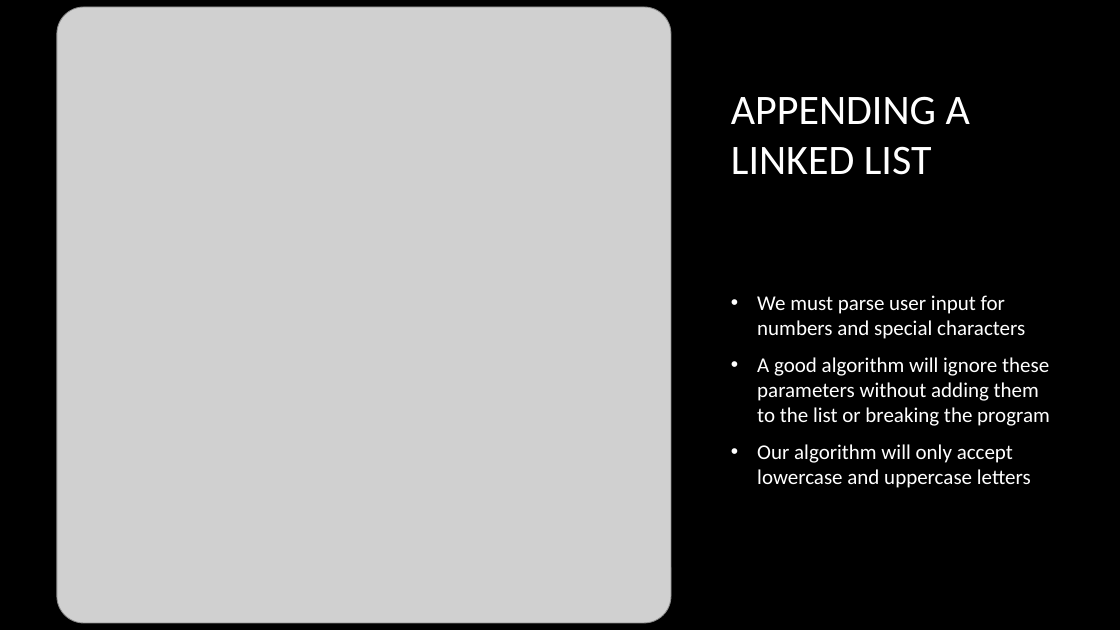
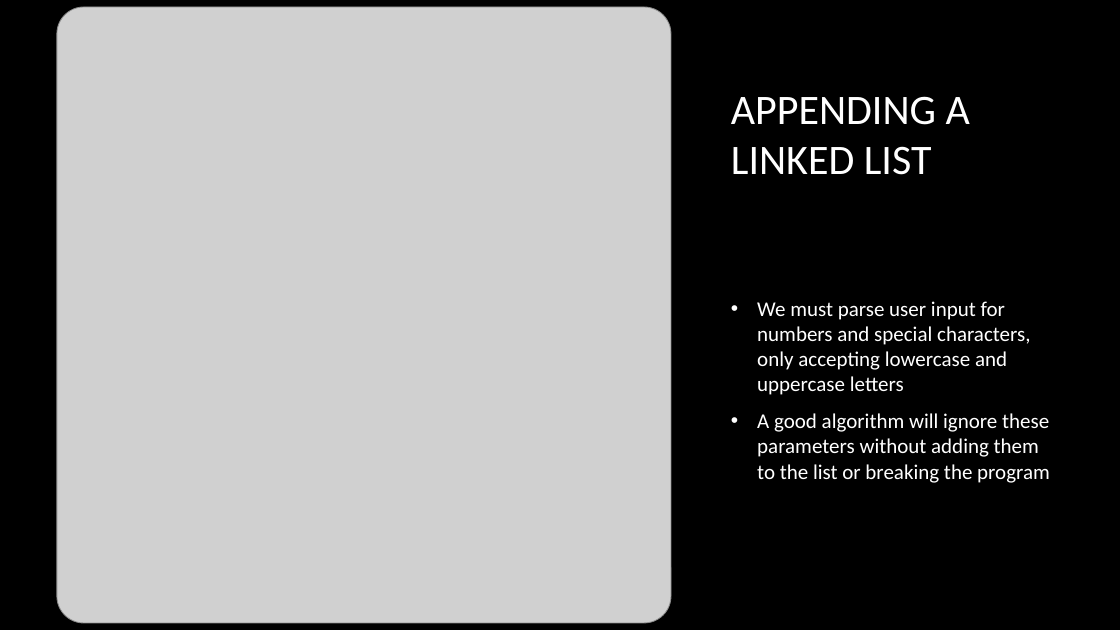
Before and after one commit to dwilliams427/CaesarCipher, a slide deck: slide 5 of CaesarCipher_CIS113_DW.pptx (slide 4 before the commit). Drawn at 1120x630 pixels with LibreOffice and Linux fonts; fonts in the diff are those of the drawing; grey boxes stand for pictures; background and template pictures are left out. Boxes give left, top, right and bottom in pixels: in the first picture for what was removed or moved away, otherwise in the second. Text is boxed around its words. In the diff, an @@ line names an element or a change of style, - is before the commit and + after.

```diff
--- a/CaesarCipher_CIS113_DW.pptx
+++ b/CaesarCipher_CIS113_DW.pptx
@@ text at (757, 301, 1030, 395): text changed @@
-• We must parse user input for numbers and special characters
+• We must parse user input for numbers and special characters, only accepting lowercase and uppercase letters
@@ text at (757, 444, 1031, 488): paragraph removed @@
-• Our algorithm will only accept lowercase and uppercase letters
```
Also in this commit, not shown: 3 other slides changed, 1 slide added.
